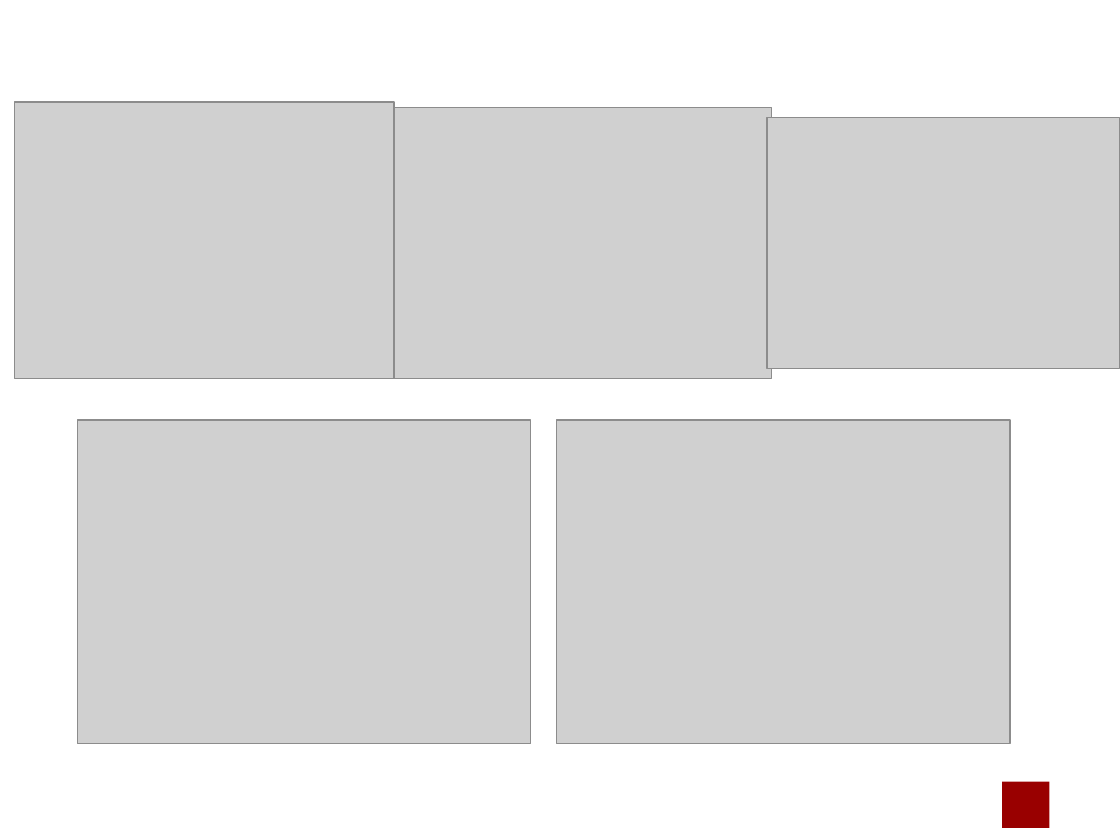
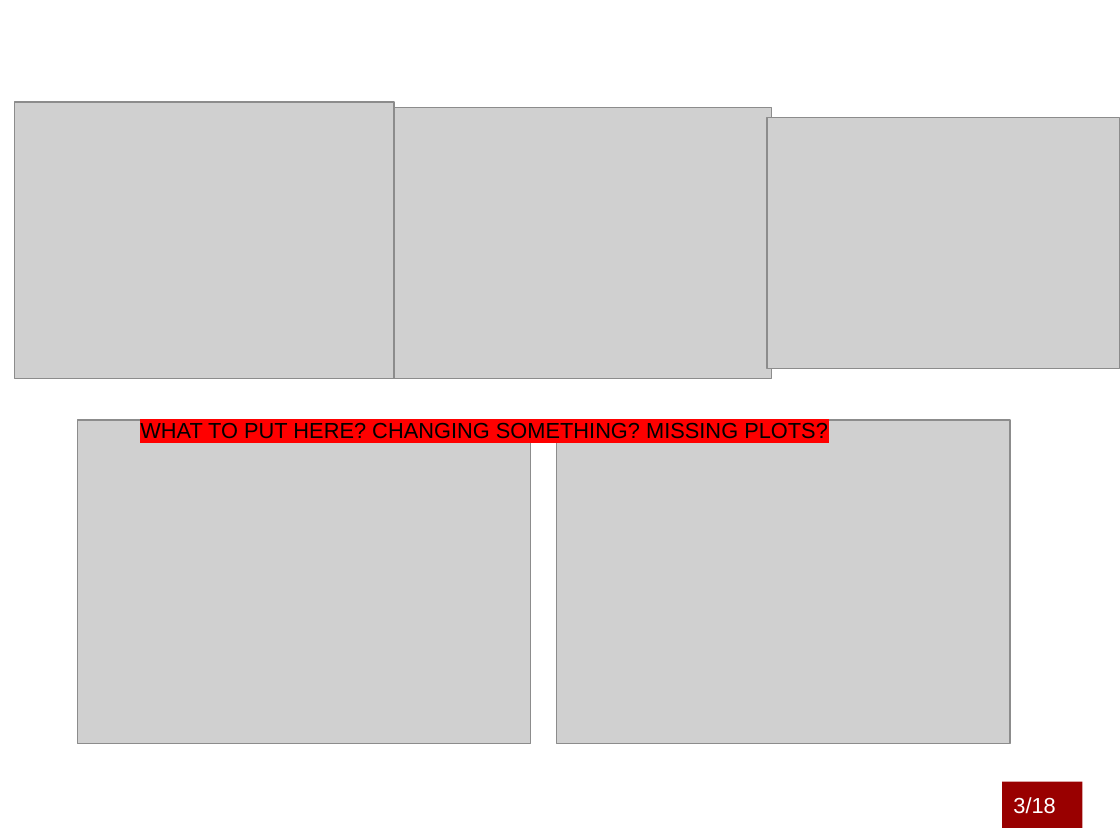
Before and after one commit to marcouderzo/CoronaryHeartDisease-Prediction, a slide deck: slide 4 of slides.pptx. Drawn at 1120x840 pixels with LibreOffice and Linux fonts; fonts in the diff are those of the drawing; grey boxes stand for pictures; background and template pictures are left out. Boxes give left, top, right and bottom in pixels: in the first picture for what was removed or moved away, otherwise in the second. Text is boxed around its words. In the diff, an @@ line names an element or a change of style, - is before the commit and + after.

```diff
--- a/slides.pptx
+++ b/slides.pptx
@@ text added at <box>140,422,828,439</box>, 14 pt, text #000000 @@
+WHAT TO PUT HERE? CHANGING SOMETHING? MISSING PLOTS?
@@ rectangle "3/18": place and size @@
-rectangle "3/18" at <box>1002,782,1049,828</box>
+rectangle "3/18" at <box>1002,782,1083,828</box>
@@ text in rectangle at <box>1013,797,1055,814</box>: text added @@
+3/18
```
Also in this commit, not shown: 17 other slides changed, 3 slides added, 1 slide removed, 2 other files.
